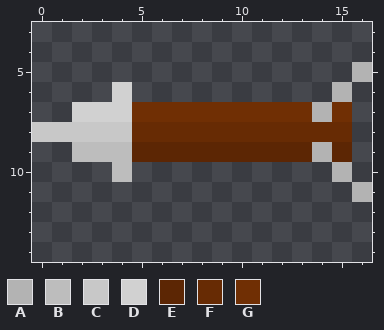
File history of a pixel-art sprite, textures/throwing_arrow_dig.png. The picture above is the old version.
The file is 17x17 pixels. Shown: x 0..16, y 3..14.
Palette (. is transparent): A #b3b3b3  B #bdbdbd  C #c8c8c8  D #d1d1d1  E #5c2604  F #672b04  G #702f04
Pixels before, first column x 0:
 5 ................A
 6 ....D..........A.
 7 ..DDDGGGGGGGGGAG.
 8 CCCCCFFFFFFFFFFF.
 9 ..BBBEEEEEEEEEAE.
10 ....B..........A.
11 ................A
After:
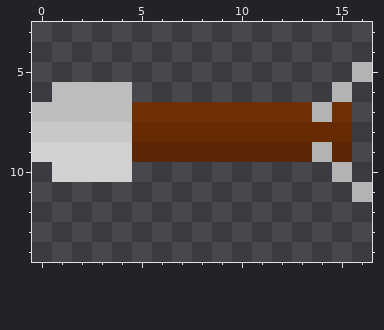
Changes in this commit:
y 6: x 1..4 ...D -> BBBB
y 7: x 0..4 ..DDD -> BBBBB
y 9: x 0..4 ..BBB -> DDDDD
y 10: x 1..4 ...B -> DDDD
Boxes around the changes in both pictures, in picture pixels (x1, y1, x2, y2):
changed: (32, 82, 132, 182)
